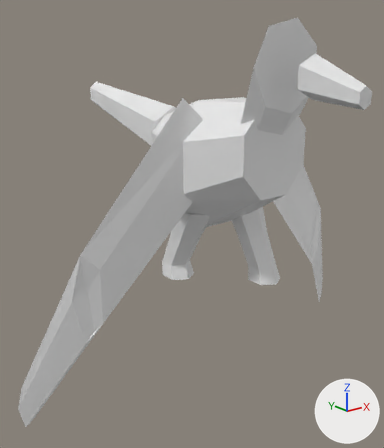
What one commit did to the OBJ model data/animals/rolinha/walk/6.obj.
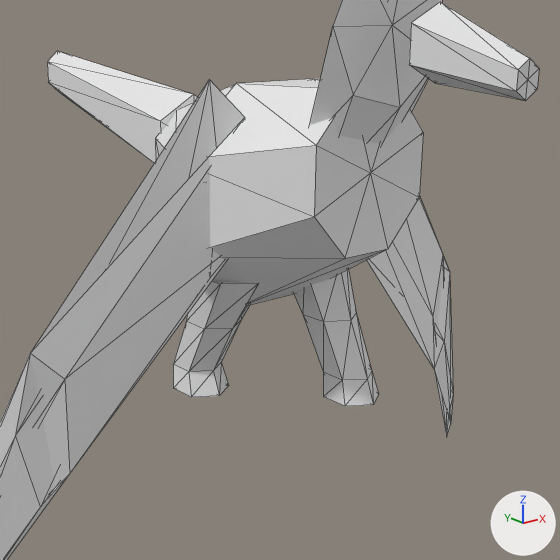
Each version appears first whole from a camera (50 mm lens) standing at (-0.486, -0.544, 0.45) and looking at (-0.017, 0.042, 0.216), and next in a close-up on the part from 16% to 100% of the width and 12% to 83% of the height. Lighting does not change. The marker at lower right points along +X, +Y and +Z. The last two pictures show the newer version. The close-ups show mesh edges as thin lines. Where no turn or scale is listed for an object, it has been applied to the vertices.

In view in the first close-up: 'rolinha_walk_6'.
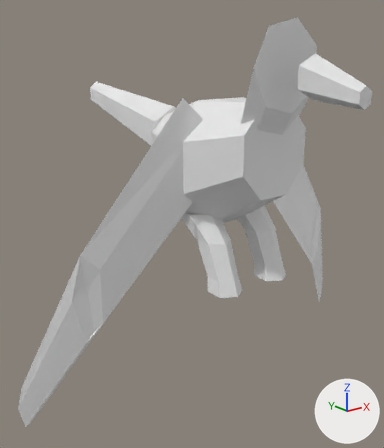
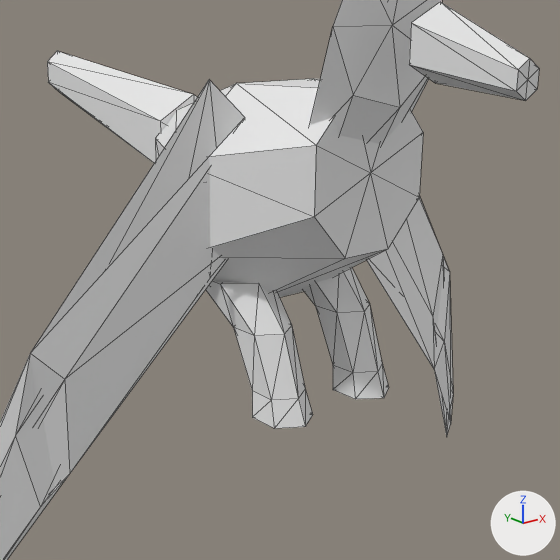
What differs and where, as boxes [x1, y1, x2, y2] in the close-ups (560 x 560 px; the box of a moved part takes in the faces that stretch with it):
part 1 of me_rolinha_walk_6, moved or reshaped
    before: [173, 363, 229, 397]
    after: [252, 389, 313, 428]
part 2 of me_rolinha_walk_6, moved or reshaped
    before: [173, 281, 256, 372]
    after: [206, 281, 305, 400]
part 3 of me_rolinha_walk_6, moved or reshaped
    before: [294, 270, 372, 380]
    after: [303, 268, 382, 373]
part 4 of me_rolinha_walk_6, moved or reshaped
    before: [323, 371, 378, 406]
    after: [333, 364, 389, 399]

Edits to the bpy script that builds the scene:
```text
Change me_rolinha_walk_6:
    where me_rolinha_walk_6.from_pydata(...)  # 156 vertices, 280 faces; spans x -0.3..0.299, y -0.224..0.306, z 0.0..0.493
    used by ob_rolinha_walk_6; location = (0.0, 0.0, 0.0)
    me_rolinha_walk_6 part 1: all 13 vertices in x -0.063..-0.023, y 0.016..0.068, z 0.143..0.163 are moved by (0.0, -0.103, 0.01)
    me_rolinha_walk_6 part 2: all 6 vertices in x -0.062..-0.024, y -0.001..0.047, z 0.208 are moved by (0.0, -0.061, 0.011)
    me_rolinha_walk_6 part 3: all 6 vertices in x 0.024..0.062, y -0.047..0.001, z 0.208 are moved by (0.0, -0.014, 0.011)
    me_rolinha_walk_6 part 4: all 13 vertices in x 0.023..0.063, y -0.076..-0.024, z 0.143..0.163 are moved by (0.0, -0.011, 0.01)
```
